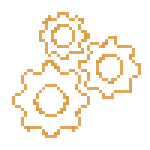
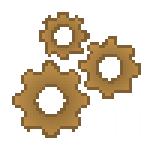
Two versions of the same layered image (150 × 150). Layer-by-layer changes:
painted on "Gears 3" over [39, 12, 90, 60]
painted on "Gears 2" over [78, 36, 141, 99]
painted on "Gears 1" over [12, 60, 90, 138]
